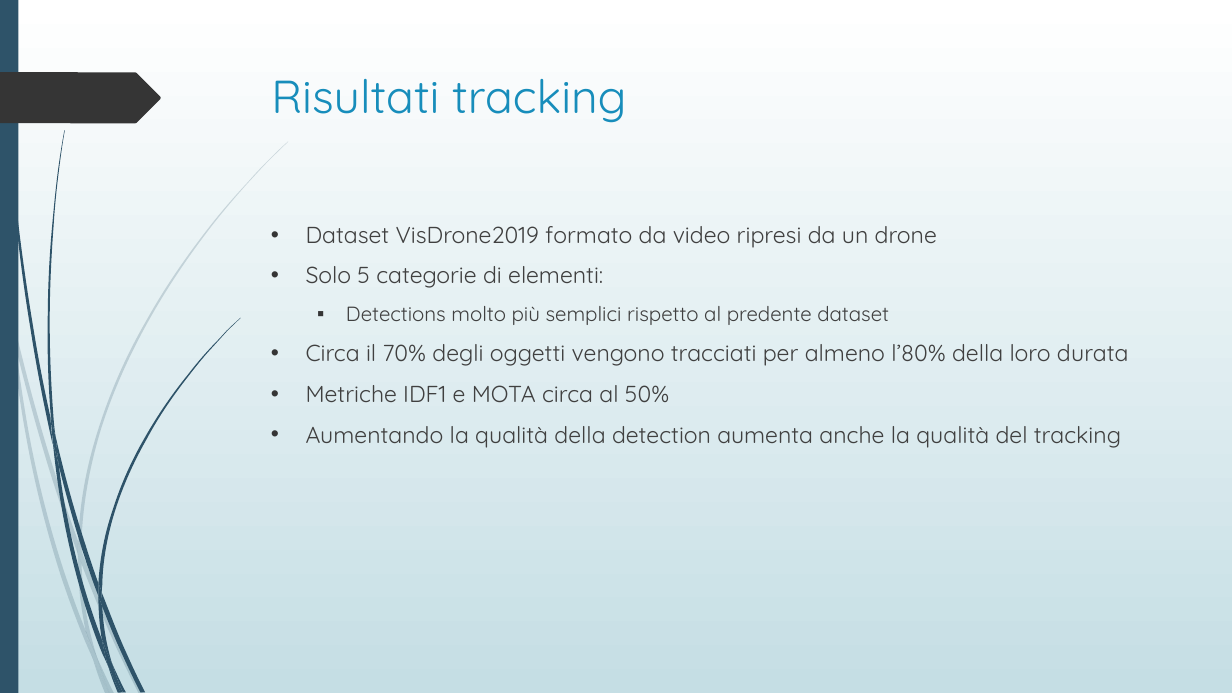
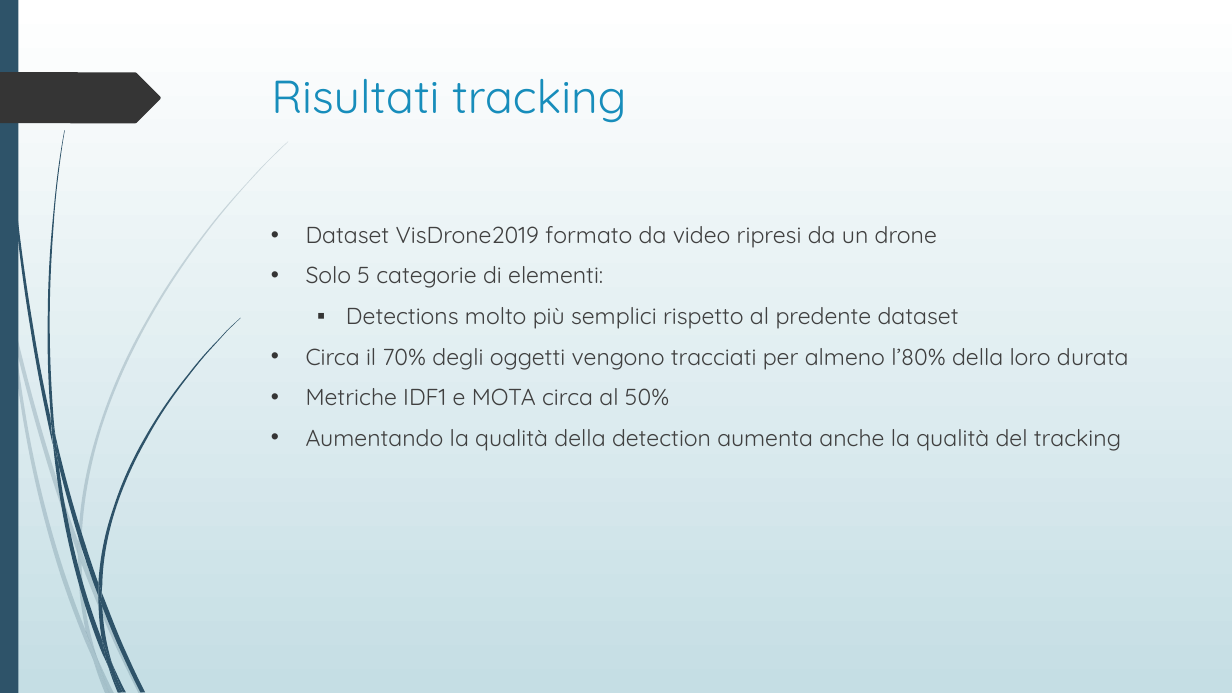
Before and after one commit to davide97l/Tesi-Laurea-Triennale, a slide deck: slide 12 of presentazione_tesi.pptx. Drawn at 1232x693 pixels with LibreOffice and Linux fonts; fonts in the diff are those of the drawing. Boxes give left, top, right and bottom in pixels: in the first picture for what was removed or moved away, otherwise in the second. Text is boxed around its words. In the diff, an @@ line names an element or a change of style, - is before the commit and + after.

```diff
--- a/presentazione_tesi.pptx
+++ b/presentazione_tesi.pptx
@@ text at <box>346,307,959,329</box>: size 16 to 18 pt in "Detections molto più semplici rispetto al predente ..." @@
```
Also in this commit, not shown: 9 other slides changed, 3 other files.
